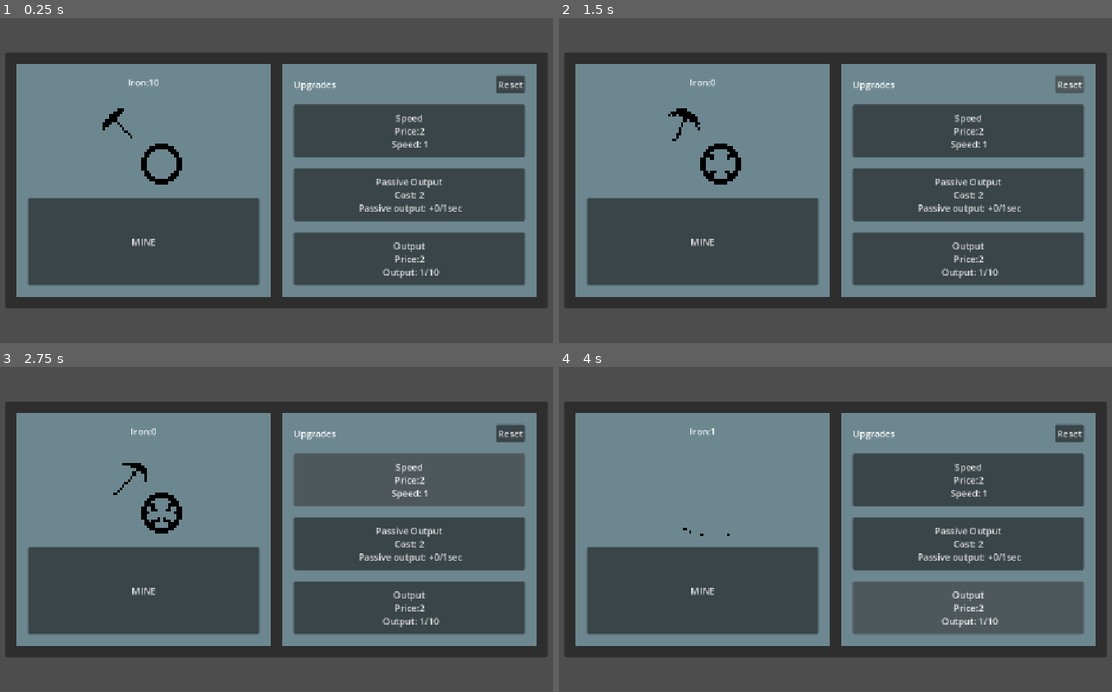
Above: before the commit, frames 1-4 (two rows, left to right).
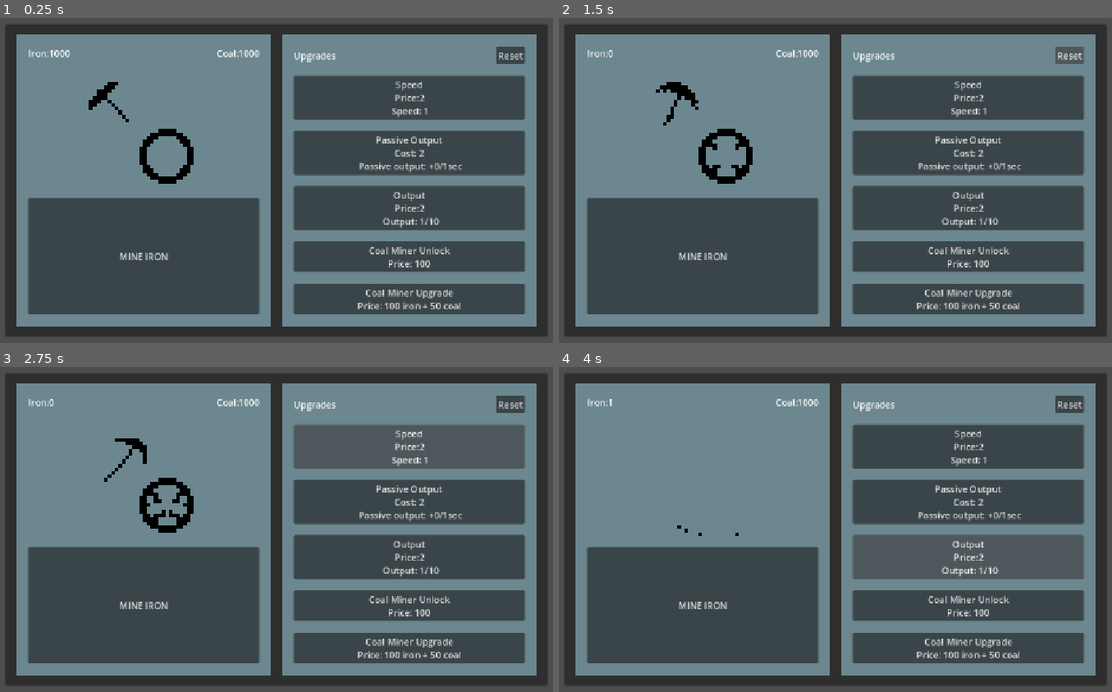
Above: after the commit, the same moments.

Repository: kmelkon/mine-incremental-tutorial-extended
Game: Godot game, scene res://main.tscn
The game is run twice, just before and just after one commit, with the same random seed, the same clock (stepped at 60 frames per second) and the same inputs.
Inputs:
- Up to frame 1 (0.25 s): no input
- Up to frame 2 (1.5 s): click "MINE" (after the commit: "MINE IRON") at 0.5 s; click "Reset" at 1.25 s
- Up to frame 3 (2.75 s): click "Speed Price:2 Speed: 1" at 2 s
- Up to frame 4 (4 s): click "Passive Output Cost: 2 Passiv…" at 2.75 s; click "Output Price:2 Output: 1/10" at 3.5 s

The runs differ from the first frame. In frame 1, 39% of the frame differs, in the area x 0-100%, y 2-98%; in frame 2, 39%; in frame 3, 39%; in frame 4, 38%.

Commit message:
Add second resource

Diff:
--- a/main.gd
+++ b/main.gd
@@ -1,24 +1,36 @@
 extends Control
 
-@onready var mine_animation_player: AnimationPlayer = $AnimationPlayer
-@onready var mine_label: Label = $MarginContainer/PanelContainer/MarginContainer/HBoxContainer/MineSpace/MarginContainer/VBoxContainer/Label
-@onready var output_upgrade_button: Button = $MarginContainer/PanelContainer/MarginContainer/HBoxContainer/Upgrades/MarginContainer/VBoxContainer/OutputUpgradeButton
-@onready var speed_upgrade_button: Button = $MarginContainer/PanelContainer/MarginContainer/HBoxContainer/Upgrades/MarginContainer/VBoxContainer/SpeedUpgradeButton
-@onready var reset_button: Button = $MarginContainer/PanelContainer/MarginContainer/HBoxContainer/Upgrades/MarginContainer/VBoxContainer/HBoxContainer/ResetButton
-@onready var maxed_output_label: Label = $MarginContainer/PanelContainer/MarginContainer/HBoxContainer/Upgrades/MarginContainer/VBoxContainer/OutputUpgradeButton/MaxedOutputLabel
-@onready var passive_output_button: Button = $MarginContainer/PanelContainer/MarginContainer/HBoxContainer/Upgrades/MarginContainer/VBoxContainer/PassiveOutputButton
+@onready var mine_animation_player: AnimationPlayer = %MineAnimationPlayer
+@onready var mine_label: Label = %IronTotalLabel
+@onready var output_upgrade_button: Button = %OutputUpgradeButton
+@onready var speed_upgrade_button: Button = %SpeedUpgradeButton
+@onready var reset_button: Button = %ResetButton
+@onready var maxed_output_label: Label = %MaxedOutputLabel
+@onready var passive_output_button: Button = %PassiveOutputButton
 @onready var passive_output_timer: Timer = $PassiveOutputTimer
+@onready var coal_total_label: Label = %CoalTotalLabel
+@onready var coal_miner_unlock_button: Button = %CoalMinerUnlockButton
+@onready var coal_miner_upgrade_button: Button = %CoalMinerUpgradeButton
+@onready var mine_coal_button: Button = %MineCoalButton
 
-
-var iron = 10
+var resources = {
+	"iron": 1000,
+	"coal": 1000
+}
 var output_cost = 2
 var speed_cost = 2
 var passive_output_cost = 2
 var speed = 1
 var output = 1
+var coal_output = 1
 var output_max = 10
 var passive_output_time = 1
 var passive_output = 0
+var coal_miner_unlock_cost = 100
+var coal_miner_upgrade_cost = {
+	"iron": 100,
+	"coal": 50
+}
 
 
 func _ready() -> void:
@@ -31,13 +43,13 @@
 
 
 func _on_animation_player_animation_finished(anim_name: StringName) -> void:
-	iron += output
+	resources["iron"] += output
 	update_text()
 
 
 func _on_output_upgrade_button_pressed() -> void:
-	if iron >= output_cost:
-		iron = iron - output_cost
+	if resources["iron"] >= output_cost:
+		resources["iron"] -= output_cost
 		output = output + 1
 		output_cost += 1
 		if output == output_max:
@@ -45,25 +57,31 @@
 		update_text()
 
 func _on_speed_upgrade_button_pressed() -> void:
-	if iron >= speed_cost:
-		iron -= speed_cost
+	if resources["iron"] >= speed_cost:
+		resources["iron"] -= speed_cost
 		speed += 1
 		mine_animation_player.speed_scale = speed
 		update_text()
 
 
 func _on_reset_button_pressed() -> void:
-	iron = 0
+	resources["iron"] = 0
 	output_cost = 2
 	speed_cost = 2
 	speed = 1
 	output = 1
+	output_max = 10
+	passive_output_time = 1
+	passive_output = 0
 	mine_animation_player.speed_scale = speed
-	print(iron, output_cost, output, speed_cost, speed)
 	update_text()
 
 func update_text():
-	mine_label.text = "Iron:" + str(iron)
+	mine_label.text = "Iron:" + str(resources["iron"])
+	if resources["coal"] > 0:
+		coal_total_label.text = "Coal:" + str(resources["coal"])
+	coal_miner_unlock_button.text = "Coal Miner Unlock \nPrice: "+ str(coal_miner_unlock_cost)
+	coal_miner_upgrade_button.text = "Coal Miner Upgrade \nPrice: "+ str(coal_miner_upgrade_cost["iron"]) + " iron + " + str(coal_miner_upgrade_cost["coal"]) + " coal"
 	output_upgrade_button.text = "Output \nPrice:"+ str(output_cost)+"\n Output: " + str(output) + "/" + str(output_max)
 	speed_upgrade_button.text = "Speed \nPrice:"+ str(speed_cost)+"\n Speed: " + str(speed)
 	if output == output_max:
@@ -72,13 +90,36 @@
 
 
 func _on_passive_output_button_pressed() -> void:
-	if iron >= passive_output_cost:
-		iron -= passive_output_cost # charge you
+	if resources["iron"] >= passive_output_cost:
+		resources["iron"] -= passive_output_cost # charge you
 		passive_output_cost += 1 # increase the cost
 		passive_output += 1
 		passive_output_timer.start(passive_output_time)
 		update_text()
 
 func _on_passive_output_timer_timeout() -> void:
-	iron += passive_output
+	resources["iron"] += passive_output
 	update_text()
+
+
+func _on_coal_miner_unlock_button_pressed() -> void:
+	if resources["iron"] >= coal_miner_unlock_cost:
+		resources["iron"] -= coal_miner_unlock_cost # charge you
+		passive_output_cost += 1
+		coal_output += 1
+		mine_coal_button.visible = true
+		update_text()
+
+func _on_coal_miner_upgrade_button_pressed() -> void:
+	if resources["iron"] >= coal_miner_upgrade_cost["iron"] and resources["coal"] >= coal_miner_upgrade_cost["coal"]:
+		resources["iron"] -= coal_miner_upgrade_cost["iron"] # charge you
+		resources["coal"] -= coal_miner_upgrade_cost["coal"] # charge you
+		coal_miner_upgrade_cost["iron"] += 50
+		coal_miner_upgrade_cost["coal"] += 50
+		coal_output += 10
+		update_text()
+
+
+func _on_mine_coal_button_pressed() -> void:
+	resources["coal"] += coal_output
+	update_text()
--- a/main.tscn
+++ b/main.tscn
@@ -123,12 +123,21 @@
 layout_mode = 2
 theme_override_constants/separation = 20
 
-[node name="Label" type="Label" parent="MarginContainer/PanelContainer/MarginContainer/HBoxContainer/MineSpace/MarginContainer/VBoxContainer" unique_id=2000831541]
+[node name="HBoxContainer" type="HBoxContainer" parent="MarginContainer/PanelContainer/MarginContainer/HBoxContainer/MineSpace/MarginContainer/VBoxContainer" unique_id=794811754]
+layout_mode = 2
+
+[node name="IronTotalLabel" type="Label" parent="MarginContainer/PanelContainer/MarginContainer/HBoxContainer/MineSpace/MarginContainer/VBoxContainer/HBoxContainer" unique_id=2000831541]
+unique_name_in_owner = true
 layout_mode = 2
 text = "Iron:"
 horizontal_alignment = 1
 vertical_alignment = 1
 
+[node name="CoalTotalLabel" type="Label" parent="MarginContainer/PanelContainer/MarginContainer/HBoxContainer/MineSpace/MarginContainer/VBoxContainer/HBoxContainer" unique_id=1680049810]
+unique_name_in_owner = true
+layout_mode = 2
+size_flags_horizontal = 10
+
 [node name="TextureRect" type="TextureRect" parent="MarginContainer/PanelContainer/MarginContainer/HBoxContainer/MineSpace/MarginContainer/VBoxContainer" unique_id=1813464769]
 texture_filter = 1
 layout_mode = 2
@@ -138,10 +147,18 @@
 expand_mode = 2
 stretch_mode = 4
 
-[node name="Button" type="Button" parent="MarginContainer/PanelContainer/MarginContainer/HBoxContainer/MineSpace/MarginContainer/VBoxContainer" unique_id=1692733712]
-layout_mode = 2
-size_flags_vertical = 3
-text = "MINE"
+[node name="MineButton" type="Button" parent="MarginContainer/PanelContainer/MarginContainer/HBoxContainer/MineSpace/MarginContainer/VBoxContainer" unique_id=1692733712]
+unique_name_in_owner = true
+layout_mode = 2
+size_flags_vertical = 3
+text = "MINE IRON"
+
+[node name="MineCoalButton" type="Button" parent="MarginContainer/PanelContainer/MarginContainer/HBoxContainer/MineSpace/MarginContainer/VBoxContainer" unique_id=1032006128]
+unique_name_in_owner = true
+visible = false
+layout_mode = 2
+size_flags_vertical = 3
+text = "MINE COAL"
 
 [node name="Upgrades" type="PanelContainer" parent="MarginContainer/PanelContainer/MarginContainer/HBoxContainer" unique_id=844280347]
 layout_mode = 2
@@ -169,26 +186,31 @@
 vertical_alignment = 1
 
 [node name="ResetButton" type="Button" parent="MarginContainer/PanelContainer/MarginContainer/HBoxContainer/Upgrades/MarginContainer/VBoxContainer/HBoxContainer" unique_id=1672551653]
+unique_name_in_owner = true
 layout_mode = 2
 size_flags_horizontal = 10
 text = "Reset"
 
 [node name="SpeedUpgradeButton" type="Button" parent="MarginContainer/PanelContainer/MarginContainer/HBoxContainer/Upgrades/MarginContainer/VBoxContainer" unique_id=1868737431]
+unique_name_in_owner = true
 layout_mode = 2
 size_flags_vertical = 3
 text = "Speed"
 
 [node name="PassiveOutputButton" type="Button" parent="MarginContainer/PanelContainer/MarginContainer/HBoxContainer/Upgrades/MarginContainer/VBoxContainer" unique_id=1830355551]
+unique_name_in_owner = true
 layout_mode = 2
 size_flags_vertical = 3
 text = "Passive"
 
 [node name="OutputUpgradeButton" type="Button" parent="MarginContainer/PanelContainer/MarginContainer/HBoxContainer/Upgrades/MarginContainer/VBoxContainer" unique_id=1961417529]
+unique_name_in_owner = true
 layout_mode = 2
 size_flags_vertical = 3
 text = "Output"
 
 [node name="MaxedOutputLabel" type="Label" parent="MarginContainer/PanelContainer/MarginContainer/HBoxContainer/Upgrades/MarginContainer/VBoxContainer/OutputUpgradeButton" unique_id=704637368]
+unique_name_in_owner = true
 layout_mode = 1
 anchors_preset = 7
 anchor_left = 0.5
@@ -202,17 +224,33 @@
 grow_horizontal = 2
 grow_vertical = 0
 
-[node name="AnimationPlayer" type="AnimationPlayer" parent="." unique_id=1486491023]
+[node name="CoalMinerUnlockButton" type="Button" parent="MarginContainer/PanelContainer/MarginContainer/HBoxContainer/Upgrades/MarginContainer/VBoxContainer" unique_id=1772461128]
+unique_name_in_owner = true
+layout_mode = 2
+size_flags_vertical = 3
+text = "Unlock Coal Miner"
+
+[node name="CoalMinerUpgradeButton" type="Button" parent="MarginContainer/PanelContainer/MarginContainer/HBoxContainer/Upgrades/MarginContainer/VBoxContainer" unique_id=282194632]
+unique_name_in_owner = true
+layout_mode = 2
+size_flags_vertical = 3
+text = "Coal Miner Upgrade"
+
+[node name="MineAnimationPlayer" type="AnimationPlayer" parent="." unique_id=1486491023]
+unique_name_in_owner = true
 libraries/ = SubResource("AnimationLibrary_ruth0")
 
 [node name="PassiveOutputTimer" type="Timer" parent="." unique_id=1578449357]
 autostart = true
 ignore_time_scale = true
 
-[connection signal="pressed" from="MarginContainer/PanelContainer/MarginContainer/HBoxContainer/MineSpace/MarginContainer/VBoxContainer/Button" to="." method="_on_button_pressed"]
+[connection signal="pressed" from="MarginContainer/PanelContainer/MarginContainer/HBoxContainer/MineSpace/MarginContainer/VBoxContainer/MineButton" to="." method="_on_button_pressed"]
+[connection signal="pressed" from="MarginContainer/PanelContainer/MarginContainer/HBoxContainer/MineSpace/MarginContainer/VBoxContainer/MineCoalButton" to="." method="_on_mine_coal_button_pressed"]
 [connection signal="pressed" from="MarginContainer/PanelContainer/MarginContainer/HBoxContainer/Upgrades/MarginContainer/VBoxContainer/HBoxContainer/ResetButton" to="." method="_on_reset_button_pressed"]
 [connection signal="pressed" from="MarginContainer/PanelContainer/MarginContainer/HBoxContainer/Upgrades/MarginContainer/VBoxContainer/SpeedUpgradeButton" to="." method="_on_speed_upgrade_button_pressed"]
 [connection signal="pressed" from="MarginContainer/PanelContainer/MarginContainer/HBoxContainer/Upgrades/MarginContainer/VBoxContainer/PassiveOutputButton" to="." method="_on_passive_output_button_pressed"]
 [connection signal="pressed" from="MarginContainer/PanelContainer/MarginContainer/HBoxContainer/Upgrades/MarginContainer/VBoxContainer/OutputUpgradeButton" to="." method="_on_output_upgrade_button_pressed"]
-[connection signal="animation_finished" from="AnimationPlayer" to="." method="_on_animation_player_animation_finished"]
+[connection signal="pressed" from="MarginContainer/PanelContainer/MarginContainer/HBoxContainer/Upgrades/MarginContainer/VBoxContainer/CoalMinerUnlockButton" to="." method="_on_coal_miner_unlock_button_pressed"]
+[connection signal="pressed" from="MarginContainer/PanelContainer/MarginContainer/HBoxContainer/Upgrades/MarginContainer/VBoxContainer/CoalMinerUpgradeButton" to="." method="_on_coal_miner_upgrade_button_pressed"]
+[connection signal="animation_finished" from="MineAnimationPlayer" to="." method="_on_animation_player_animation_finished"]
 [connection signal="timeout" from="PassiveOutputTimer" to="." method="_on_passive_output_timer_timeout"]
